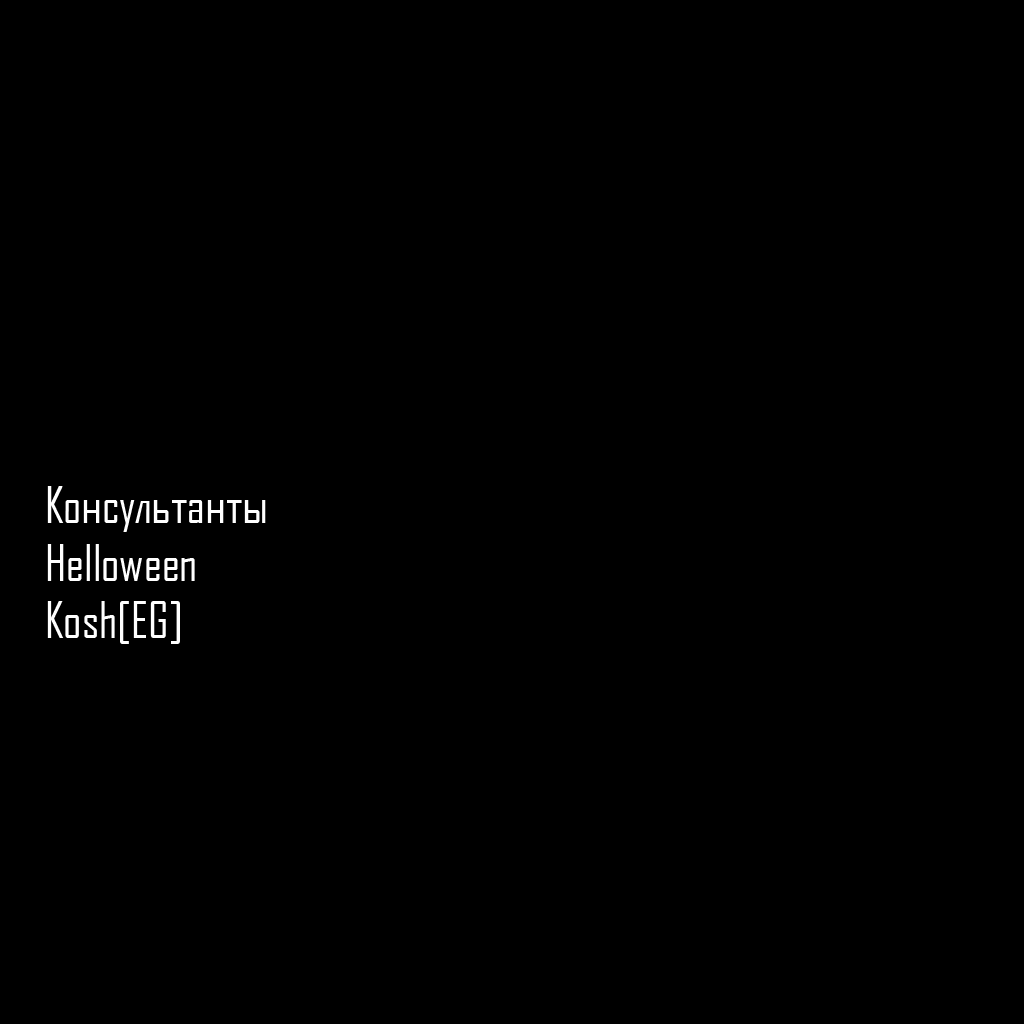
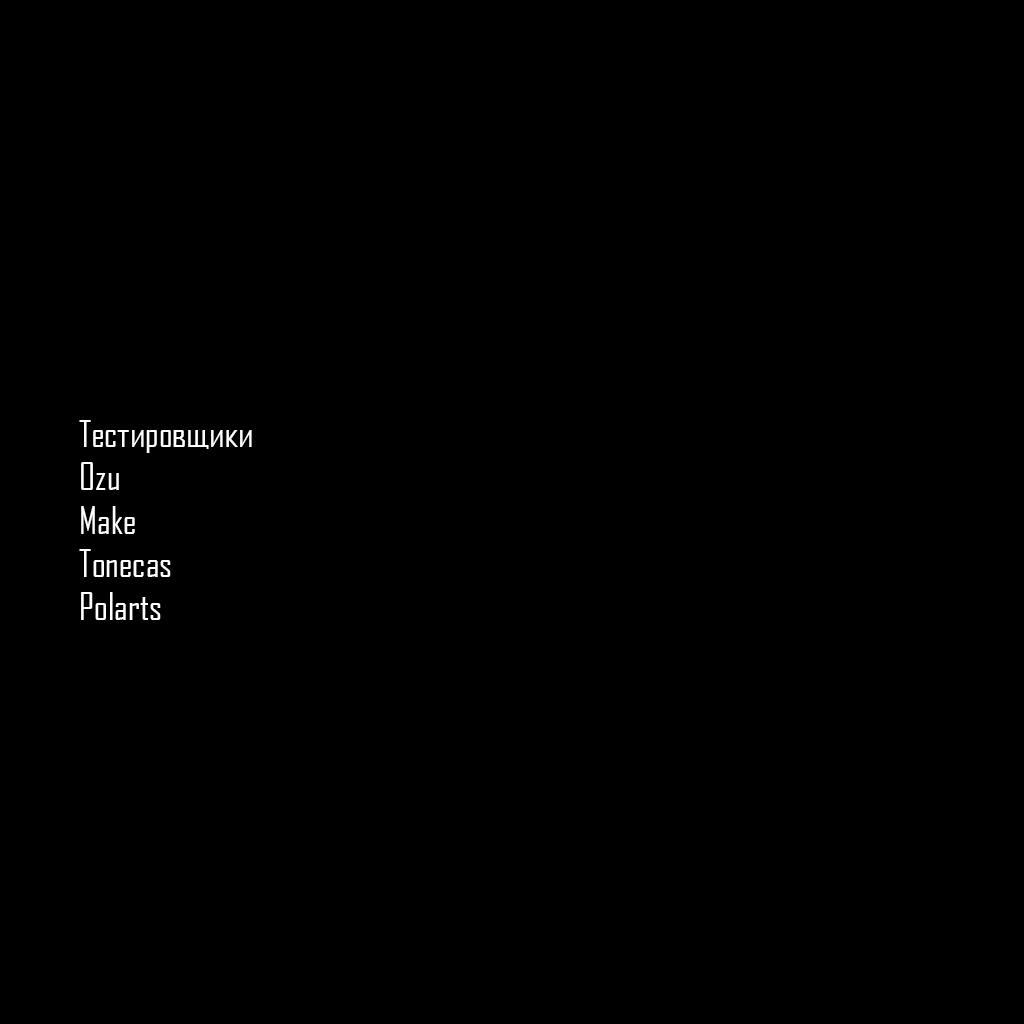
Before/after of a 1024 x 1024 layered artwork. What changed in the layer stack:
renamed "Консультанты Helloween Kosh[EG]" to "Тестировщики Ozu Make Tonecas Polarts", painted on it over <box>47,420,266,644</box>
